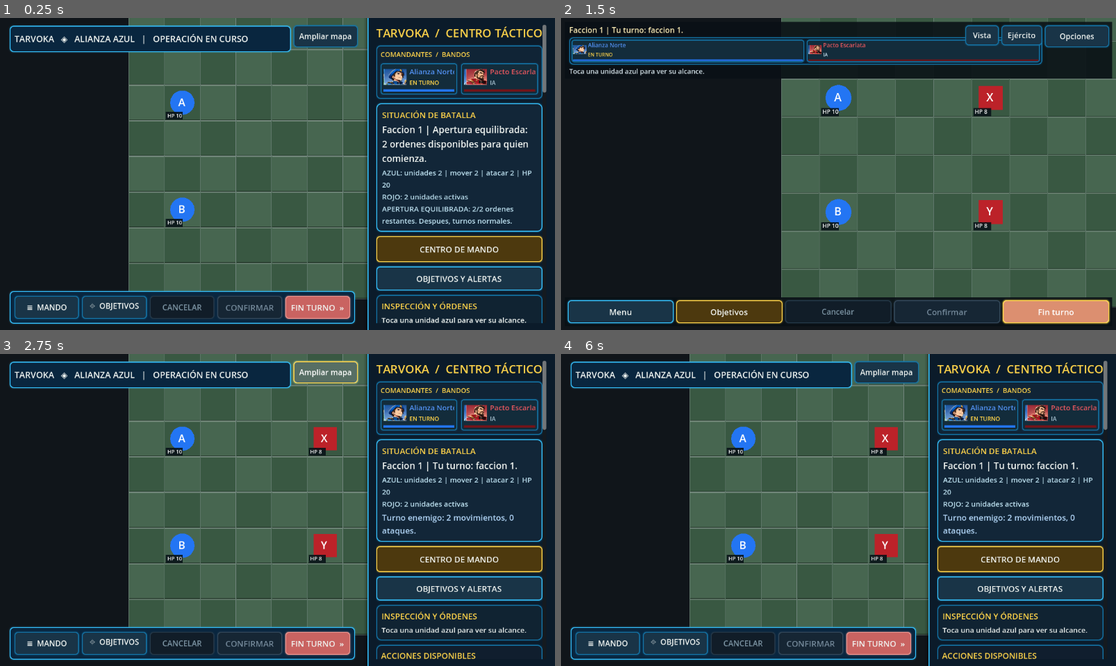
Above: before the commit, frames 1-4 (two rows, left to right).
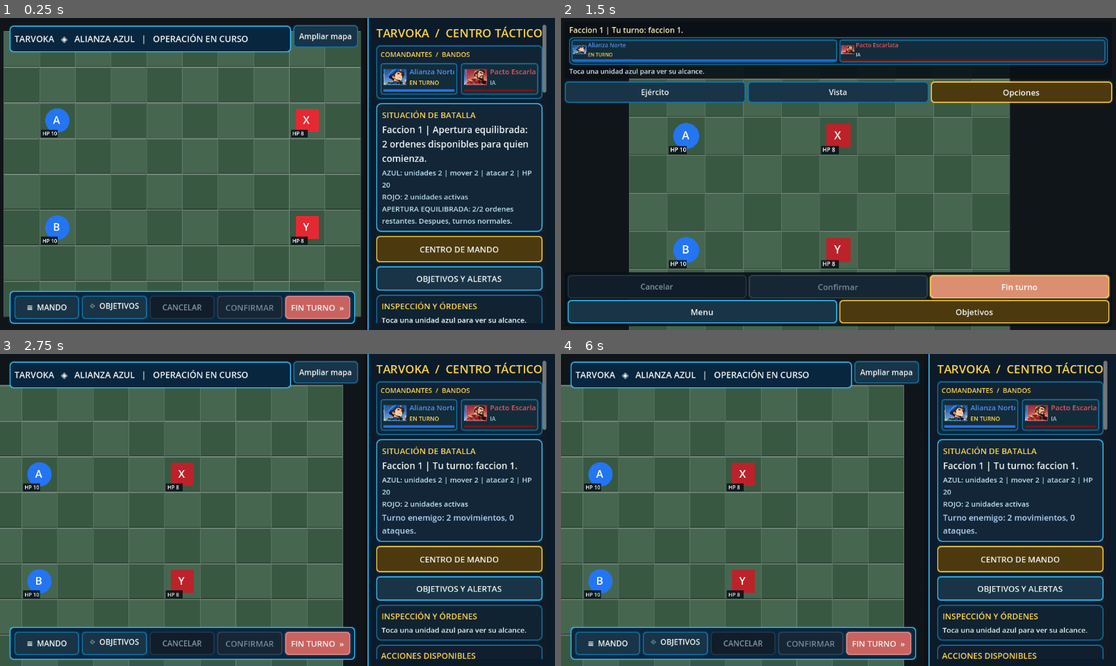
Above: after the commit, the same moments.

Repository: edwinrodri12/Tarvoka
Game: Godot game, scene res://scenes/Main.tscn
Two runs of this game, one before a commit and one after it. Both use one fixed random seed, a clock stepped at 60 frames per second and the inputs below.
Inputs:
- Up to frame 1 (0.25 s): no input
- Up to frame 2 (1.5 s): click "Ampliar mapa" at 0.5 s; click "Fin turno" at 1.25 s
- Up to frame 3 (2.75 s): click "Opciones" at 2 s
- Up to frame 4 (6 s): click "≡ MANDO" at 2.75 s; click "⌖ OBJETIVOS" at 3.5 s; click "CENTRO DE MANDO" at 4.25 s; click "OBJETIVOS Y ALERTAS" at 5 s; click "Volver a batalla" at 5.75 s

The runs differ from the first frame. In frame 1, 24% of the frame differs, in the area x 0-67%, y 0-96%; in frame 2, 51%, in the area x 0-100%, y 0-100%; in frame 3, 27%; in frame 4, 26%.

Commit message:
feat(qa): capturas reales sin APK y correcciones de interfaz móvil
* feat(qa): capture ten actual rendered TARVOKA UI states without an APK

* feat(qa): create offline responsive HTML gallery from verified Godot PNG captures

* ci(visual): export 10 real Godot game screenshots as an artifact using virtual X11 display

* fix(ci): use Godot dummy audio under Xvfb and ignore irrelevant ALSA device errors

* fix(android): stop HUD controls overlapping portraits, wrap turn commands and preserve map center on rotation

* fix(android): stack back button and two faction-side selectors on narrow portrait displays

* fix(camera): fit entire classic small map after Android orientation changes

* fix(camera): center small-map overview when the phone rotates instead of cropping terrain

* test(visual): detect clipped Android actions and inaccessible faction controls in screenshots

* docs(qa): how to review 10 real screens offline and track Android clipping fixes

* test(android): verify mobile options button replaces overlapping floating HUD toggle

* ci(smoke): include battle HUD tests so mobile action layout regressions fail quickly

* docs: update visual QA guidance with seven rapid Godot checks

Diff:
--- a/scripts/ui/FactionSelection.gd
+++ b/scripts/ui/FactionSelection.gd
@@ -28,6 +28,8 @@
 var band_color: ColorRect
 var confirm_button: Button
 var scroll: ScrollContainer
+var header_row: BoxContainer
+var sides_row: BoxContainer
 var chooser_card: PanelContainer
 var dossier_card: PanelContainer
 var emblem_display_box: Control
@@ -51,12 +53,12 @@
     frame.add_theme_constant_override("separation",10)
     add_child(frame)
 
-    var header := HBoxContainer.new()
-    header.add_theme_constant_override("separation",9)
-    frame.add_child(header)
+    header_row = BoxContainer.new()
+    header_row.add_theme_constant_override("separation",9)
+    frame.add_child(header_row)
     var overline := VBoxContainer.new()
     overline.size_flags_horizontal = Control.SIZE_EXPAND_FILL
-    header.add_child(overline)
+    header_row.add_child(overline)
     var title := Label.new()
     title.text = "TARVOKA  /  ELEGIR FACCIONES"
     title.autowrap_mode = TextServer.AUTOWRAP_WORD_SMART
@@ -74,17 +76,17 @@
     back.custom_minimum_size = Vector2(82,50)
     back.pressed.connect(func(): back_requested.emit())
     Chrome.emphasize(back,"secondary")
-    header.add_child(back)
-
-    var sides := HBoxContainer.new()
-    sides.add_theme_constant_override("separation",8)
-    frame.add_child(sides)
+    header_row.add_child(back)
+
+    sides_row = BoxContainer.new()
+    sides_row.add_theme_constant_override("separation",8)
+    frame.add_child(sides_row)
     for side in range(2):
         var side_button := Button.new()
         side_button.custom_minimum_size.y = 53
         side_button.size_flags_horizontal = Control.SIZE_EXPAND_FILL
         side_button.pressed.connect(_choose_side.bind(side))
-        sides.add_child(side_button)
+        sides_row.add_child(side_button)
         side_buttons.append(side_button)
 
     scroll = ScrollContainer.new()
@@ -344,6 +346,12 @@
     # Use aspect ratio as well as width, not a fixed desktop breakpoint.
     is_portrait_layout = viewport.y > viewport.x * 1.12 or viewport.x < 880.0
     content_rail.vertical = is_portrait_layout
+    # Portrait headers and long real faction names cannot fit side-by-side.
+    # Stack them instead of allowing "Volver" and "Rival" off-screen.
+    if header_row != null:
+        header_row.vertical = is_portrait_layout
+    if sides_row != null:
+        sides_row.vertical = is_portrait_layout
     if chooser_card != null and dossier_card != null:
         if is_portrait_layout:
             content_rail.move_child(dossier_card,0)
--- a/scripts/ui/Main.gd
+++ b/scripts/ui/Main.gd
@@ -130,6 +130,8 @@
 var compact_cancel: Button
 var compact_end_turn: Button
 var compact_resupply: Button
+var compact_top_shortcuts: HBoxContainer
+var compact_options_button: Button
 var compact_center: Button
 var compact_iso: Button
 var expanded_header: PanelContainer
@@ -828,7 +830,7 @@
     var top_style := StyleBoxFlat.new()
     top_style.bg_color = Color(0.035,0.060,0.083,0.88)
     top_style.content_margin_left = 9
-    top_style.content_margin_right = 145 # Reserve room for the panel button.
+    top_style.content_margin_right = 9 # Buttons have their own row on small phones.
     top_style.content_margin_top = 5
     top_style.content_margin_bottom = 5
     top_panel.add_theme_stylebox_override("panel",top_style)
@@ -850,6 +852,13 @@
     compact_detail.add_theme_color_override("font_color",Color("#D9E6ED"))
     compact_detail.clip_text = true
     title_row.add_child(compact_detail)
+
+    # Separate touch controls from status/commander portraits. Anchoring
+    # three floating buttons over the top card clipped both names and art.
+    compact_top_shortcuts = HBoxContainer.new()
+    compact_top_shortcuts.mouse_filter = Control.MOUSE_FILTER_IGNORE
+    compact_top_shortcuts.add_theme_constant_override("separation",5)
+    battle_hud_commands.add_child(compact_top_shortcuts)
 
     var spacer := Control.new()
     spacer.mouse_filter = Control.MOUSE_FILTER_IGNORE
@@ -910,7 +919,10 @@
     var actions := HBoxContainer.new()
     actions.add_theme_constant_override("separation",5)
     actions.mouse_filter = Control.MOUSE_FILTER_IGNORE
-    bottom_panel.add_child(actions)
+    var action_rows := VBoxContainer.new()
+    action_rows.add_theme_constant_override("separation",4)
+    bottom_panel.add_child(action_rows)
+    action_rows.add_child(actions)
 
     compact_menu_button = Button.new()
     compact_menu_button.text = "Menu"
@@ -955,6 +967,14 @@
     compact_end_turn.size_flags_horizontal = Control.SIZE_EXPAND_FILL
     compact_end_turn.pressed.connect(_end_turn)
     actions.add_child(compact_end_turn)
+    # Split actions into two touch rows, without hiding or removing any
+    # existing callbacks. A single 6-button row clipped "Fin turno" on phones.
+    var other_actions := HBoxContainer.new()
+    other_actions.mouse_filter = Control.MOUSE_FILTER_IGNORE
+    other_actions.add_theme_constant_override("separation",5)
+    action_rows.add_child(other_actions)
+    for shortcut in [compact_menu_button,compact_objectives_button,compact_resupply]:
+        shortcut.reparent(other_actions,false)
     # Strong hierarchy: order confirmation is the positive command;
     # finishing a turn stays distinct and visually cautionary.
     GameUiTheme.emphasize(compact_confirm,"success")
@@ -1035,27 +1055,27 @@
     battle_hud_toggle.pressed.connect(_toggle_battle_hud)
     battle_hud_overlay.add_child(battle_hud_toggle)
 
-    # Independent camera shortcuts in full-map mode for non-gesture users.
+    # Separate responsive camera shortcut row avoids overlaying commander
+    # portraits and the status label on narrow Android displays.
     compact_center = Button.new()
     compact_center.text = "Ejército"
-    compact_center.custom_minimum_size = Vector2(85,42)
-    compact_center.set_anchors_and_offsets_preset(Control.PRESET_TOP_RIGHT)
-    compact_center.offset_left = -230
-    compact_center.offset_right = -145
-    compact_center.offset_top = 7
-    compact_center.offset_bottom = 49
+    compact_center.custom_minimum_size.y = 44
+    compact_center.size_flags_horizontal = Control.SIZE_EXPAND_FILL
     compact_center.pressed.connect(func(): board.frame_player_force())
-    battle_hud_overlay.add_child(compact_center)
+    compact_top_shortcuts.add_child(compact_center)
     compact_iso = Button.new()
     compact_iso.text = "Vista"
-    compact_iso.custom_minimum_size = Vector2(68,42)
-    compact_iso.set_anchors_and_offsets_preset(Control.PRESET_TOP_RIGHT)
-    compact_iso.offset_left = -305
-    compact_iso.offset_right = -235
-    compact_iso.offset_top = 7
-    compact_iso.offset_bottom = 49
+    compact_iso.custom_minimum_size.y = 44
+    compact_iso.size_flags_horizontal = Control.SIZE_EXPAND_FILL
     compact_iso.pressed.connect(_toggle_isometric_view)
-    battle_hud_overlay.add_child(compact_iso)
+    compact_top_shortcuts.add_child(compact_iso)
+    compact_options_button = Button.new()
+    compact_options_button.text = "Opciones"
+    compact_options_button.custom_minimum_size.y = 44
+    compact_options_button.size_flags_horizontal = Control.SIZE_EXPAND_FILL
+    compact_options_button.pressed.connect(_toggle_battle_hud)
+    compact_top_shortcuts.add_child(compact_options_button)
+    GameUiTheme.emphasize(compact_options_button,"primary")
     battle_hud_commands.hide()
     compact_center.hide()
     compact_iso.hide()
@@ -1068,9 +1088,12 @@
     battle_hud_commands.visible = compact
     compact_center.visible = compact
     compact_iso.visible = compact
+    compact_options_button.visible = compact
+    compact_top_shortcuts.visible = compact
     expanded_header.visible = not compact
     expanded_actions.visible = not compact
-    battle_hud_toggle.text = "Opciones" if compact else "Ampliar mapa"
+    battle_hud_toggle.visible = not compact
+    battle_hud_toggle.text = "Ampliar mapa"
     layout_for_size(get_viewport_rect().size)
 
 func _toggle_battle_hud() -> void:
@@ -1083,7 +1106,7 @@
         board.frame_player_force()
 
 func _frame_camera_after_layout() -> void:
-    if board != null:
+    if board != null and not board.frame_small_map():
         board.frame_player_force()
 
 # The pure sizing entry point is called on both initial layout and resize.
@@ -1108,7 +1131,15 @@
         board_holder.custom_minimum_size = Vector2(255, 0)
 
 func _on_viewport_resized() -> void:
+    # Camera offsets from the previous orientation can place the entire
+    # battlefield off screen after rotating Android or resizing a window.
+    var previous_center: Vector2i = board.screen_cell(board.size * 0.5) if board != null else Vector2i(-1,-1)
     layout_for_size(get_viewport_rect().size)
+    if board != null:
+        if board.map_dimensions().x <= 12 and board.map_dimensions().y <= 10:
+            call_deferred("_frame_camera_after_layout")
+        else:
+            call_deferred("_recenter_camera_after_layout",previous_center)
 
 func _process(_delta: float) -> void:
     if board == null or status_label == null or unit_label == null:
--- a/scripts/ui/TouchBoard.gd
+++ b/scripts/ui/TouchBoard.gd
@@ -217,6 +217,22 @@
         return false
     var tile: float = _cell_size()
     view_pan = size*0.5 - ((size-Vector2(dims)*tile)*0.5 + (Vector2(cell)+Vector2(0.5,0.5))*tile)
+    queue_redraw()
+    return true
+
+# Fit small tactical maps fully after resizing a device. Keeping the whole
+# 10x8 map on screen matters more than centering the player's left-side units.
+# Large maps continue using frame_player_force for readable unit zoom.
+func frame_small_map() -> bool:
+    var dimensions: Vector2i = map_dimensions()
+    if size.x < 10.0 or size.y < 10.0 or dimensions.x > 12 or dimensions.y > 10:
+        return false
+    if iso_enabled:
+        iso_zoom = 1.0
+        iso_pan = Vector2.ZERO
+    else:
+        view_zoom = 1.0
+        view_pan = Vector2.ZERO
     queue_redraw()
     return true
 
--- /dev/null
+++ b/tests/capture_ui_gallery.gd
@@ -0,0 +1,194 @@
+extends SceneTree
+
+# Visual QA driver. It runs the REAL Godot scene under Xvfb/OpenGL (never
+# --headless) and exports image captures that can be reviewed without APKs.
+# No screenshots are committed into git and no developer save is overwritten.
+const Identity = preload("res://scripts/ui/FactionIdentity.gd")
+
+var _out_dir := ""
+var _manifest: Array[Dictionary] = []
+var _failed := false
+
+func _initialize() -> void:
+    call_deferred("_run_gallery")
+
+func _run_gallery() -> void:
+    _out_dir = OS.get_environment("TARVOKA_UI_CAPTURE_DIR")
+    if _out_dir.is_empty():
+        push_error("Set TARVOKA_UI_CAPTURE_DIR to an output directory first.")
+        quit(1)
+        return
+    if DisplayServer.get_name() == "headless":
+        push_error("Visual QA requires a real renderer. Use Xvfb, not --headless.")
+        quit(1)
+        return
+    var dir_error: Error = DirAccess.make_dir_recursive_absolute(_out_dir)
+    if dir_error != OK:
+        push_error("Cannot create UI artifact directory: %s (%d)" % [_out_dir,dir_error])
+        quit(1)
+        return
+
+    var scene: PackedScene = load("res://scenes/Main.tscn")
+    if scene == null:
+        push_error("Main.tscn was not found.")
+        quit(1)
+        return
+    var main: Control = scene.instantiate()
+    root.add_child(main)
+    await process_frame
+    # CI uses fresh user:// state. Never create a new game or write a save.
+    main.board.autosave_enabled = false
+    main.board.ai_enabled = false
+    var initial_state: Dictionary = main.board.state.duplicate(true)
+
+    main._show_home_menu()
+    if not await _capture("01-home-portrait",Vector2i(412,915),"Inicio · teléfono vertical"):
+        _failed = true
+    if not await _capture("02-home-landscape",Vector2i(1280,720),"Inicio · horizontal"):
+        _failed = true
+
+    main._prepare_skirmish()
+    if not await _capture("03-skirmish-portrait",Vector2i(412,915),"Escaramuza · preparación"):
+        _failed = true
+    main._open_faction_selection()
+    main.faction_selector._choose_side(0)
+    main.faction_selector._choose_faction(6)
+    main.faction_selector._choose_side(1)
+    main.faction_selector._choose_faction(7)
+    main.faction_selector._choose_side(0)
+    if not await _capture("04-factions-portrait",Vector2i(412,915),"Ocho facciones · teléfono vertical"):
+        _failed = true
+    # Catch the clipping that visual QA revealed in the original selector.
+    for control in [main.faction_selector.header_row.get_child(1),
+            main.faction_selector.side_buttons[0],
+            main.faction_selector.side_buttons[1],
+            main.faction_selector.commander_portrait,
+            main.faction_selector.confirm_button]:
+        if not _inside_viewport(control,Vector2i(412,915)):
+            _failed = true
+    if not await _capture("05-factions-landscape",Vector2i(1280,720),"Ocho facciones · horizontal"):
+        _failed = true
+    # Cancel the tentative faction changes. This screenshot tool does not
+    # start a match or change the player's active formation.
+    main._cancel_faction_selection()
+    main._back_from_skirmish()
+    assert(main.board.state == initial_state)
+
+    # To preview the actual in-battle identity renderer, use an isolated
+    # memory-only cosmetic choice. No campaign progress or orders are changed.
+    main.home_menu.hide()
+    main.board.state[Identity.STATE_FIELD] = {
+        "0":"union_verde", "1":"orden_onix"
+    }
+    main._process(0.0)
+    main._set_compact_hud(true)
+    if not await _capture("06-battle-portrait",Vector2i(412,915),"Batalla · HUD compacto Android"):
+        _failed = true
+    # Check every essential action stays entirely within the touch screen.
+    for action in [main.compact_cancel,main.compact_confirm,
+            main.compact_end_turn,main.compact_menu_button,
+            main.compact_objectives_button,main.compact_options_button]:
+        if not _inside_viewport(action,Vector2i(412,915)):
+            _failed = true
+    var tile: float = main.board._cell_size()
+    var start: Vector2 = main.board._board_origin()
+    var extent: Vector2 = Vector2(main.board.map_dimensions())*tile
+    if start.x < -2.0 or start.x+extent.x > main.board.size.x+2.0:
+        push_error("Small battlefield is clipped after Android rotation.")
+        _failed = true
+    main._set_compact_hud(false)
+    if not await _capture("07-battle-landscape",Vector2i(1280,720),"Batalla · HUD ampliado"):
+        _failed = true
+    main._open_command_menu()
+    if not await _capture("08-command-portrait",Vector2i(412,915),"Centro de mando · teléfono vertical"):
+        _failed = true
+    main.command_menu.hide()
+    # For a read-only terminal preview, set the result in the isolated
+    # temporary state. This does NOT claim a real in-game battle took place.
+    main.board.state["winner"] = 0
+    main._process(0.0)
+    if not await _capture("09-results-portrait",Vector2i(412,915),"Resultados · teléfono vertical"):
+        _failed = true
+    if not await _capture("10-results-landscape",Vector2i(1280,720),"Resultados · horizontal"):
+        _failed = true
+
+    var manifest_path: String = _out_dir.path_join("manifest.json")
+    var manifest_file := FileAccess.open(manifest_path,FileAccess.WRITE)
+    if manifest_file == null:
+        push_error("Unable to write visual QA manifest.")
+        _failed = true
+    else:
+        manifest_file.store_string(JSON.stringify({
+            "generator":"Godot 4 · TARVOKA visual gallery",
+            "review_only":true,
+            "no_real_player_save_modified":true,
+            "screens":_manifest
+        },"  "))
+        manifest_file.close()
+    main.queue_free()
+    if _failed or _manifest.size() != 10:
+        push_error("Visual QA incomplete: %d/10 captures" % _manifest.size())
+        quit(1)
+        return
+    print("PASS visual gallery: 10 rendered PNG screens with nonblank frame checks and manifest")
+    quit(0)
+
+func _inside_viewport(control: Control, resolution: Vector2i) -> bool:
+    if control == null or not control.is_visible_in_tree():
+        push_error("Important Android control is hidden or missing.")
+        return false
+    var rect: Rect2 = control.get_global_rect()
+    var safe: Rect2 = Rect2(Vector2.ZERO,Vector2(resolution))
+    if rect.size.x < 24.0 or rect.size.y < 24.0:
+        push_error("Touch control is too small: "+str(control.name))
+        return false
+    if not safe.encloses(rect):
+        push_error("Android control clipped: %s (%s)" % [str(control.name),str(rect)])
+        return false
+    return true
+
+func _capture(stem: String, resolution: Vector2i, caption: String) -> bool:
+    root.size = resolution
+    await process_frame
+    await process_frame
+    await process_frame
+    RenderingServer.force_draw(false)
+    await process_frame
+    var viewport_texture: ViewportTexture = root.get_texture()
+    if viewport_texture == null:
+        push_error("No viewport texture for "+stem)
+        return false
+    var image: Image = viewport_texture.get_image()
+    if image == null or image.is_empty():
+        push_error("Empty render for "+stem)
+        return false
+    if image.get_width() != resolution.x or image.get_height() != resolution.y:
+        push_error("%s captured at %dx%d, expected %dx%d" % [
+            stem,image.get_width(),image.get_height(),resolution.x,resolution.y])
+        return false
+    # Detect black/solid screenshots (common when accidentally using a
+    # headless renderer). Inspect the actual captured pixels, not UI state.
+    var tones := {}
+    for row in range(11):
+        for column in range(13):
+            var x: int = clampi(int((float(column)+0.5)*image.get_width()/13.0),0,image.get_width()-1)
+            var y: int = clampi(int((float(row)+0.5)*image.get_height()/11.0),0,image.get_height()-1)
+            var c: Color = image.get_pixel(x,y)
+            tones[c.to_html(false)] = true
+    if tones.size() < 6:
+        push_error("Rendered screenshot looks blank: "+stem)
+        return false
+    var filename: String = stem+".png"
+    var target: String = _out_dir.path_join(filename)
+    var result: Error = image.save_png(target)
+    if result != OK:
+        push_error("Could not save "+target)
+        return false
+    _manifest.append({
+        "file":filename,"title":caption,
+        "width":image.get_width(),"height":image.get_height(),
+        "distinct_sampled_colors":tones.size()
+    })
+    print("CAPTURE %s %dx%d colors=%d" % [
+        stem,resolution.x,resolution.y,tones.size()])
+    return true
--- a/tests/test_battle_focus_hud.gd
+++ b/tests/test_battle_focus_hud.gd
@@ -48,7 +48,9 @@
     assert(view.battle_hud_compact)
     assert(not view.sidebar.visible)
     assert(view.battle_hud_commands.visible)
-    assert(view.battle_hud_toggle.visible)
+    assert(view.compact_options_button.visible)
+    assert(not view.battle_hud_toggle.visible)
+    assert(view.compact_top_shortcuts.visible)
     view._process(0.0)
     assert(view.compact_end_turn.disabled == view.end_button.disabled)
     assert(view.compact_confirm.disabled == view.confirm_button.disabled)
@@ -82,9 +84,10 @@
     # The player can reopen the complete setup, save and factory panel,
     # and return to full-map mode without changing units or fog information.
     var saved: Dictionary = game.state.duplicate(true)
-    view.battle_hud_toggle.pressed.emit()
+    view.compact_options_button.pressed.emit()
     await process_frame
     assert(not view.battle_hud_compact)
+    assert(view.battle_hud_toggle.visible)
     assert(view.sidebar.visible)
     assert(view.scenario_picker != null and view.map_size_picker != null)
     assert(view.production_picker != null and view.produce_button != null)
Not shown, added: VISUAL_REVIEW_NO_APK.md
